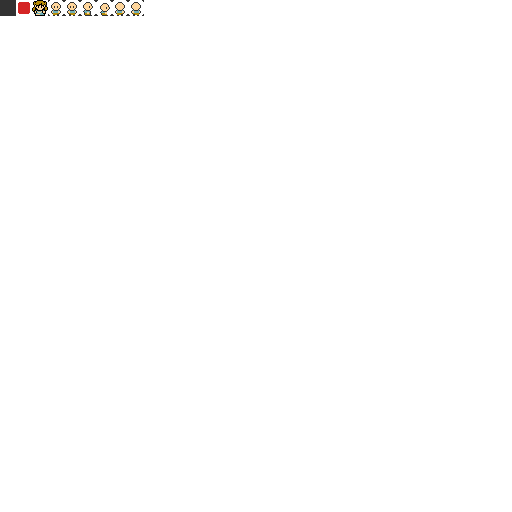
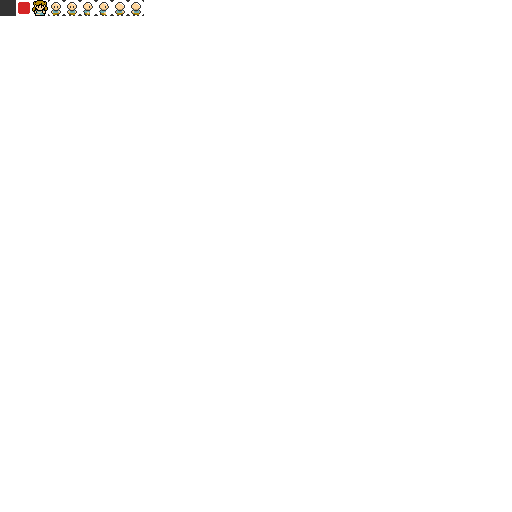
Layers edited between the first and the second w=512, h=512 image:
painted on "sprites.png" over 53, 2, 140, 16
